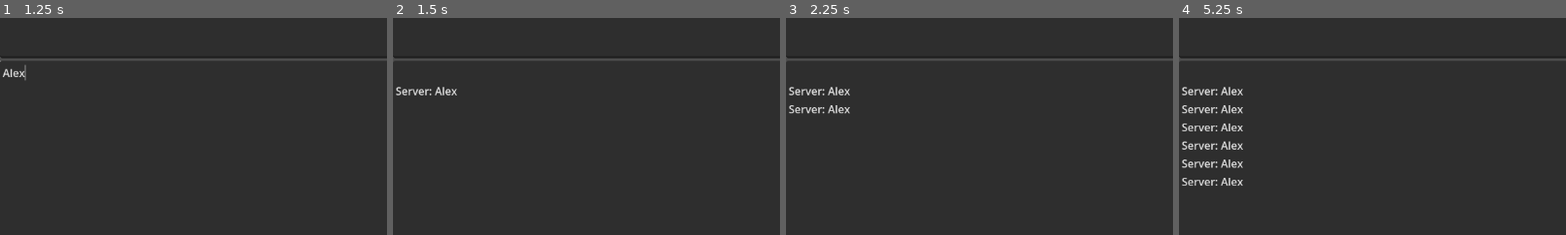
Above: before the commit, frames 1-4 (left to right).
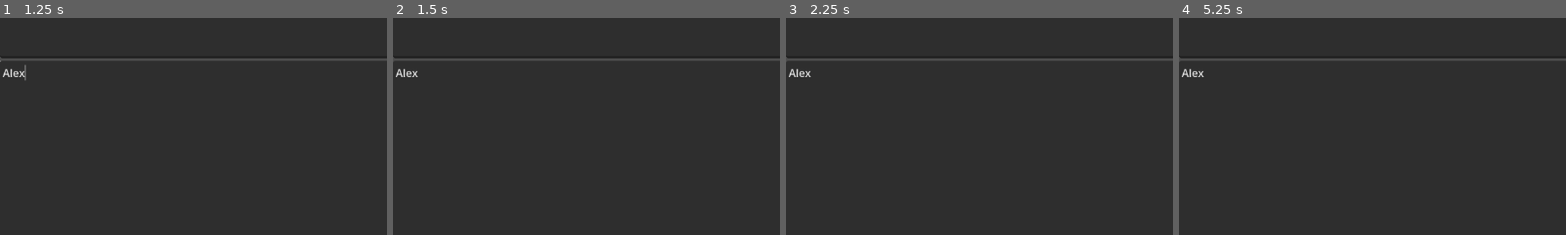
Above: after the commit, the same moments.

Repository: Dimlock/mp_test
Game: Godot game, scene res://chat.tscn
The game is run twice, just before and just after one commit, with the same random seed, the same clock (stepped at 60 frames per second) and the same inputs. This scene is started directly instead of the project's main scene.
Inputs (mouse positions are % of the whole screen's width and height, from its top left):
- Up to frame 1 (1.25 s): click (37, 12) at 0.52 s; type "Alex" at 0.6 s; click (50, 63) at 0.75 s; type "Alex" at 0.83 s
- Up to frame 2 (1.5 s): click "Отправить" at 1.25 s
- Up to frame 3 (2.25 s): click "Отправить" at 2 s
- Up to frame 4 (5.25 s): click "Отправить" at 2.75 s; tap Enter at 3.5, 5 s; tap Space at 4.25 s
The pictures show only the part of the screen within x 0-50%, y 16-65%; the shares and areas given below are measured in that part.

Frame 1 is identical in both runs. In frame 2, 0.5% of the frame differs, in the area x 0-17%, y 23-36%; in frame 3, 0.8%; in frame 4, 2.0%, in the area x 0-17%, y 23-78%.
Error after the commit: Invalid operands 'String' and 'Nil' in operator '+'. (res://network_chat_manager.gd:16)

Commit message:
Прокси добавлять не стал к чат менеджеру. Облегчил вызов функции для сервера

Diff:
--- a/chat.gd
+++ b/chat.gd
@@ -13,7 +13,7 @@
 	if not multiplayer.is_server():
 		NetworkChatManager.send_message.rpc_id(1, message_text.text)
 	else:
-		NetworkChatManager.chat_history += "\nServer: " + message_text.text
+		NetworkChatManager.send_message(message_text.text)
 
 func _on_chat_history_changed(message):
 	chat_text.text = message
--- a/network_chat_manager.gd
+++ b/network_chat_manager.gd
@@ -10,4 +10,7 @@
 
 @rpc("any_peer")
 func send_message(message):
-	chat_history += "\n" + Network.find_peer_nickname(multiplayer.get_remote_sender_id()) + ": " + message
+	var nickname = Network.find_peer_nickname(multiplayer.get_remote_sender_id())
+	if not nickname:
+		nickname = Network.find_peer_nickname(1)
+	chat_history += "\n" + nickname + ": " + message
